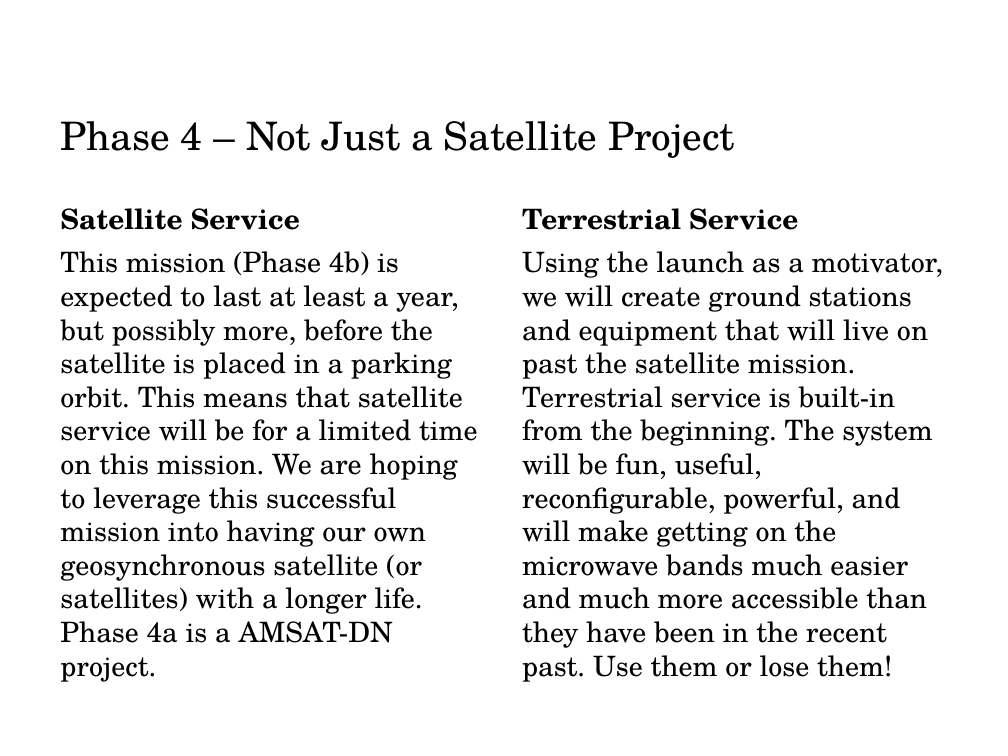
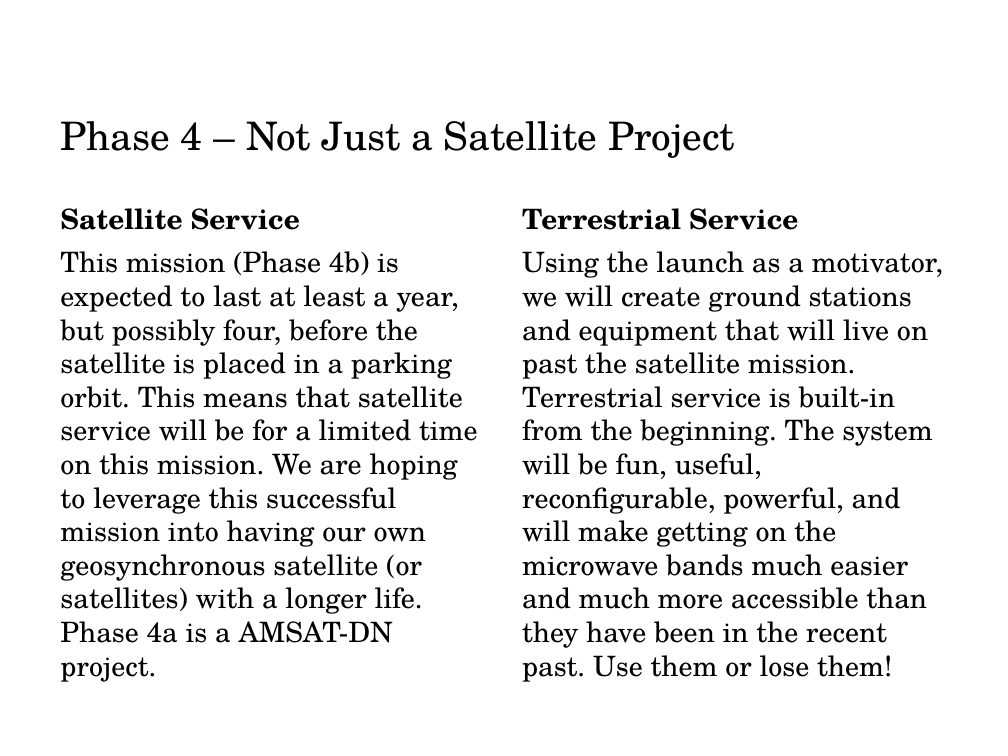
Before and after one commit to OpenResearchInstitute/documents, a slide deck: slide 4 of Papers_and_Presentations/PARC_4on4.pptx. Drawn at 1008x756 pixels with LibreOffice and Linux fonts; fonts in the diff are those of the drawing; background and template pictures are left out. Boxes give left, top, right and bottom in pixels: in the first picture for what was removed or moved away, otherwise in the second. Text is boxed around its words. In the diff, an @@ line names an element or a change of style, - is before the commit and + after.

```diff
--- a/Papers_and_Presentations/PARC_4on4.pptx
+++ b/Papers_and_Presentations/PARC_4on4.pptx
@@ text at (60, 251, 478, 682): text changed @@
-This mission (Phase 4b) is expected to last at least a year, but possibly more, before the satellite is placed in a parking orbit. This means that satellite service will be for a limited time on this mission. We are hoping to leverage this successful mission into having our own geosynchronous satellite (or satellites) with a longer life. Phase 4a is a AMSAT-DN project.
+This mission (Phase 4b) is expected to last at least a year, but possibly four, before the satellite is placed in a parking orbit. This means that satellite service will be for a limited time on this mission. We are hoping to leverage this successful mission into having our own geosynchronous satellite (or satellites) with a longer life. Phase 4a is a AMSAT-DN project.
```
Also in this commit, not shown: 1 other slide changed, 3 slides added.
